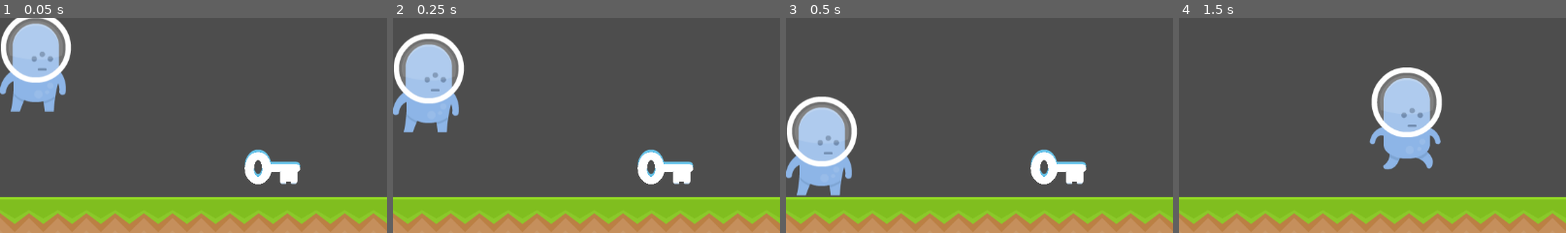
Above: before the commit, frames 1-4 (left to right).
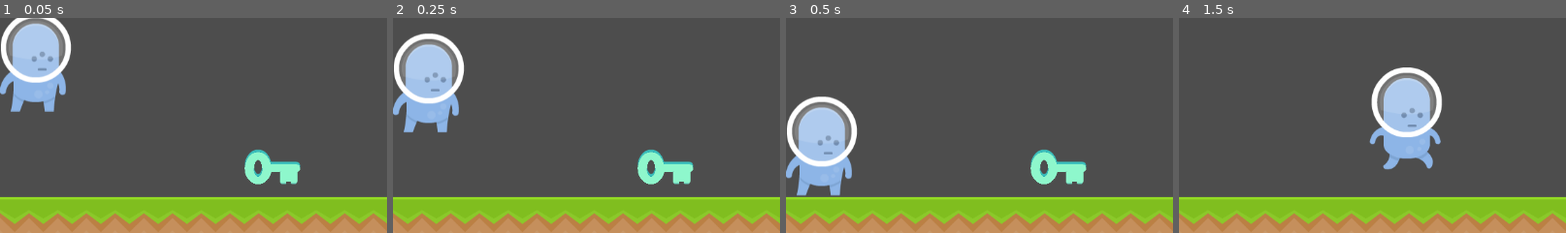
Above: after the commit, the same moments.

Repository: bsu-cs315/project2_demo
Game: Godot game, scene res://world/world.tscn
The game is run twice, just before and just after one commit, with the same random seed, the same clock (stepped at 60 frames per second) and the same inputs. Sound files missing from this copy of the repository are replaced by a short silence.
Inputs:
- Up to frame 1 (0.05 s): no input
- Up to frame 2 (0.25 s): no input
- Up to frame 3 (0.5 s): no input
- Up to frame 4 (1.5 s): hold D (move_right) from 0.53 s (still down); tap Space (jump) at 0.77 s
The pictures show only the part of the screen within x 24-74%, y 37-87%; the shares and areas given below are measured in that part.

The runs differ from the first frame. In frame 1, 1.4% of the frame differs, in the area x 63-78%, y 61-78%; in frame 2, 1.4%; in frame 3, 1.4%; in frame 4, nothing differs.

Commit message:
Make each key a different color

Diff:
--- a/project/key/key.gd
+++ b/project/key/key.gd
@@ -3,7 +3,7 @@
 
 # Called when the node enters the scene tree for the first time.
 func _ready():
-	pass # Replace with function body.
+	$Sprite.modulate = Color(randf(), randf(), randf())
 
 
 # Called every frame. 'delta' is the elapsed time since the previous frame.
